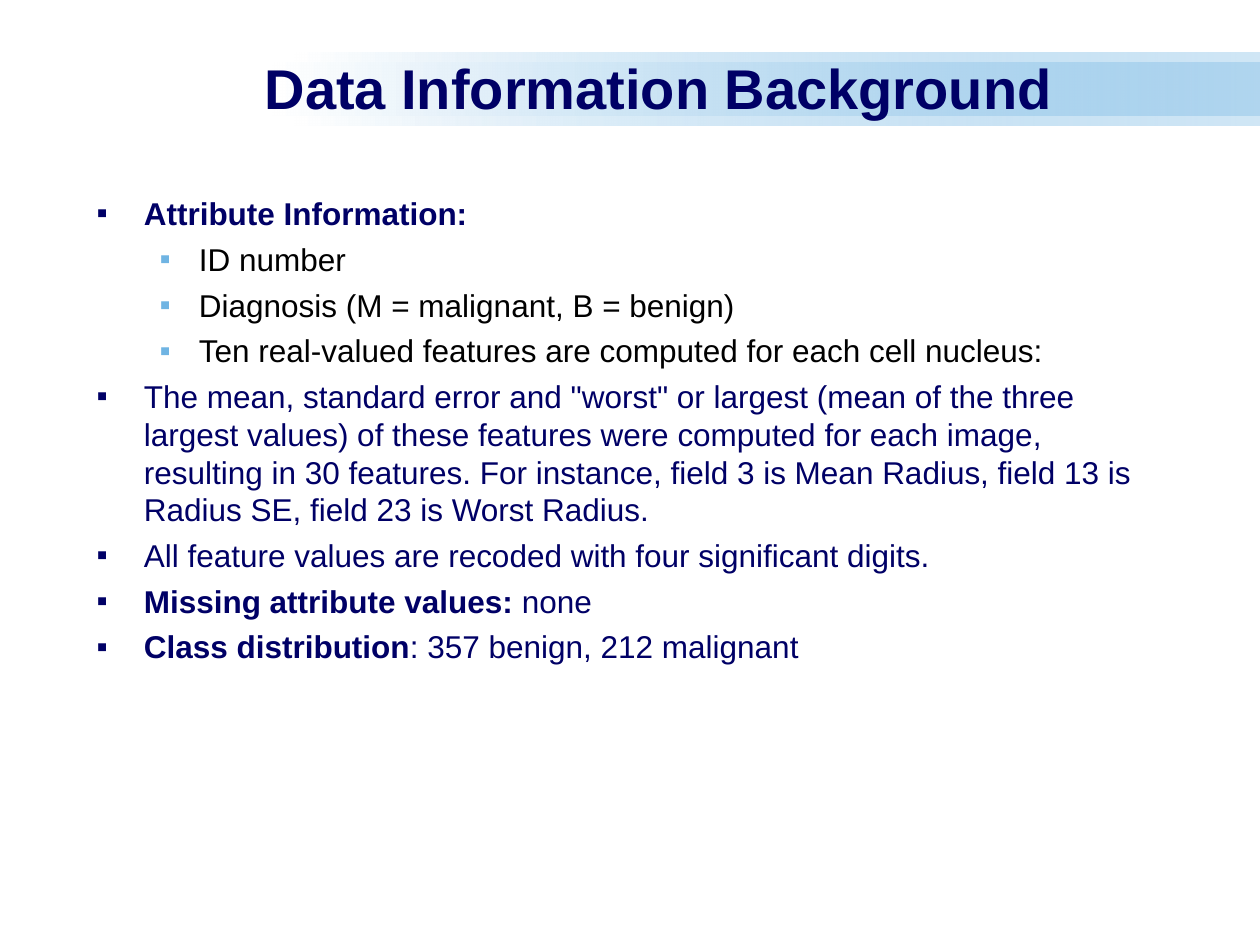
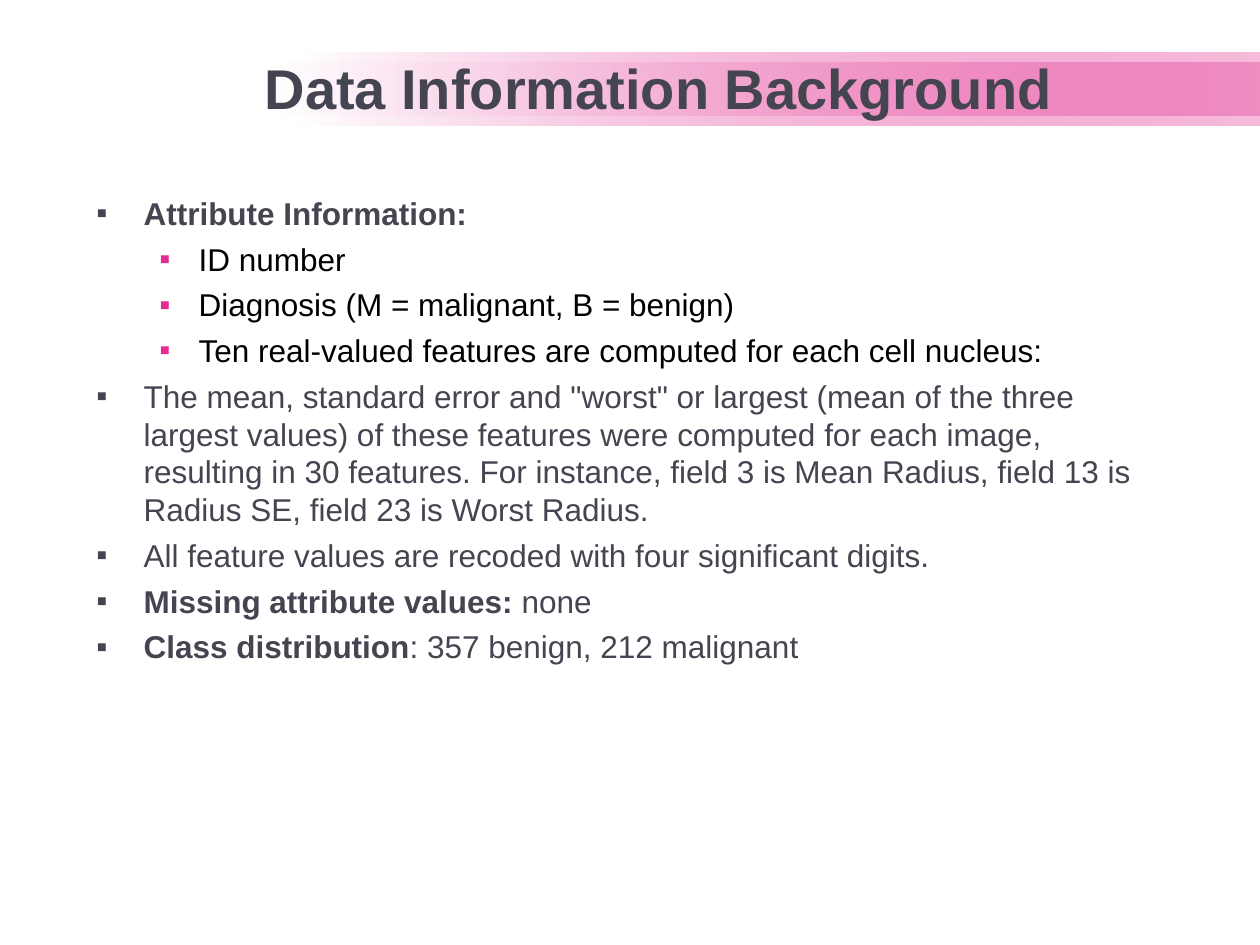
Before and after one commit to tamhuynh92/Machine-Learning-Project, a slide deck: slide 4 of Breast Cancer.ppt. Drawn at 1260x945 pixels with LibreOffice and Linux fonts; fonts in the diff are those of the drawing; background and template pictures are left out. Boxes give left, top, right and bottom in pixels: in the first picture for what was removed or moved away, otherwise in the second. Text is boxed around its words. In the diff, an @@ line names an element or a change of style, - is before the commit and + after.

```diff
--- a/Breast Cancer.ppt
+++ b/Breast Cancer.ppt
@@ title "Data Information Background" at [265, 65, 1052, 120]: text colour #000066 to #454551 @@
@@ rectangle at [294, 53, 1260, 126]: fill gradient #FFFFFF to #6FB4E3 to gradient #FFFFFF to #E32D91 @@
@@ rectangle at [273, 63, 1260, 116]: fill gradient #FFFFFF to #6FB4E3 to gradient #FFFFFF to #E32D91 @@
@@ text "Attribute Information:" at [144, 202, 1131, 664]: text colour #000066 to #454551 in "Attribute Information:", "The mean, standard error and "worst" or ...", "All feature values are recoded with four ...", "Missing attribute values: none" and 1 more places; bullet colour #000066 to #454551; bullet colour #6FB4E3 to #E32D91 @@
```
Also in this commit, not shown: 21 other slides changed, 4 slides added, 1 slide removed.
